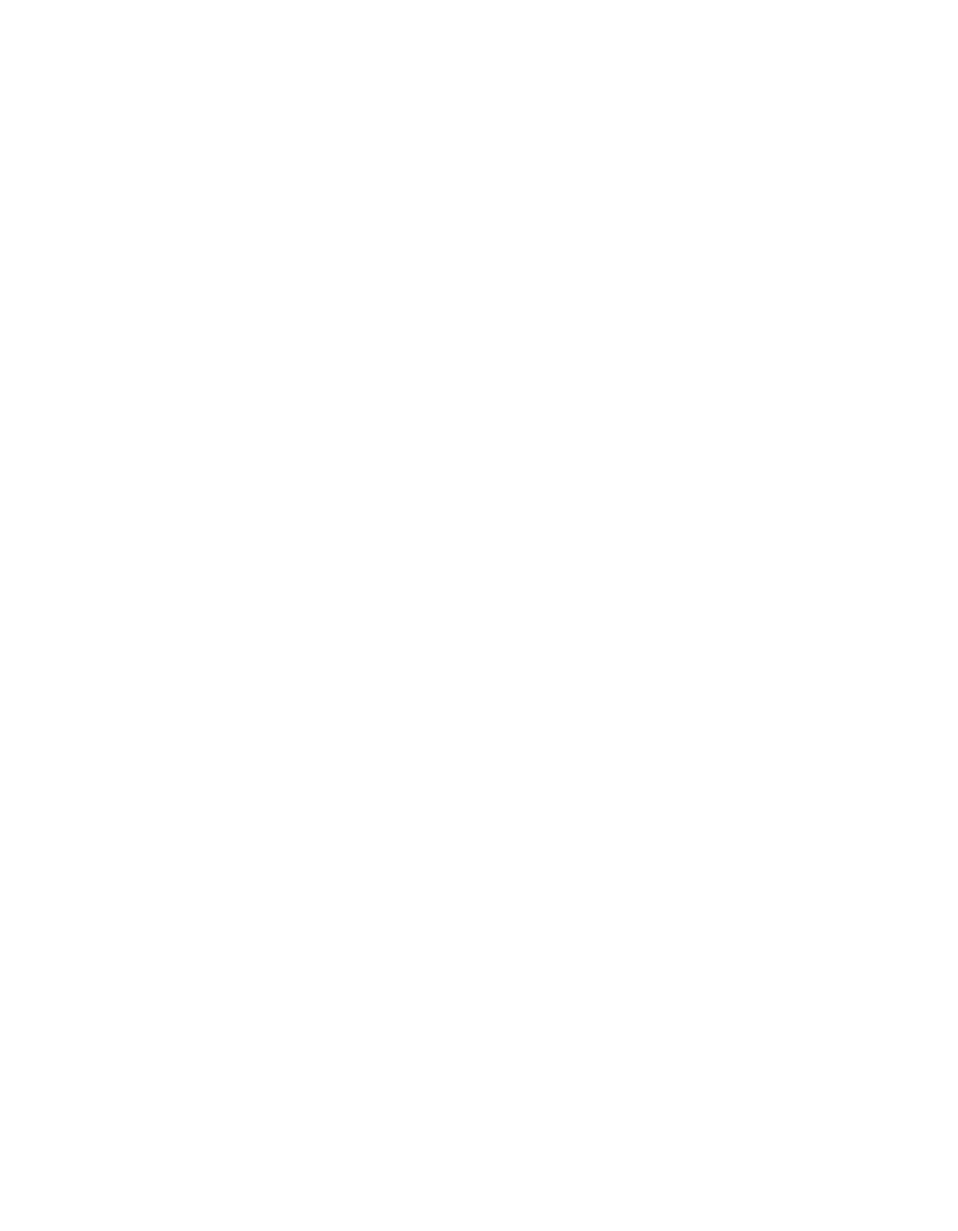
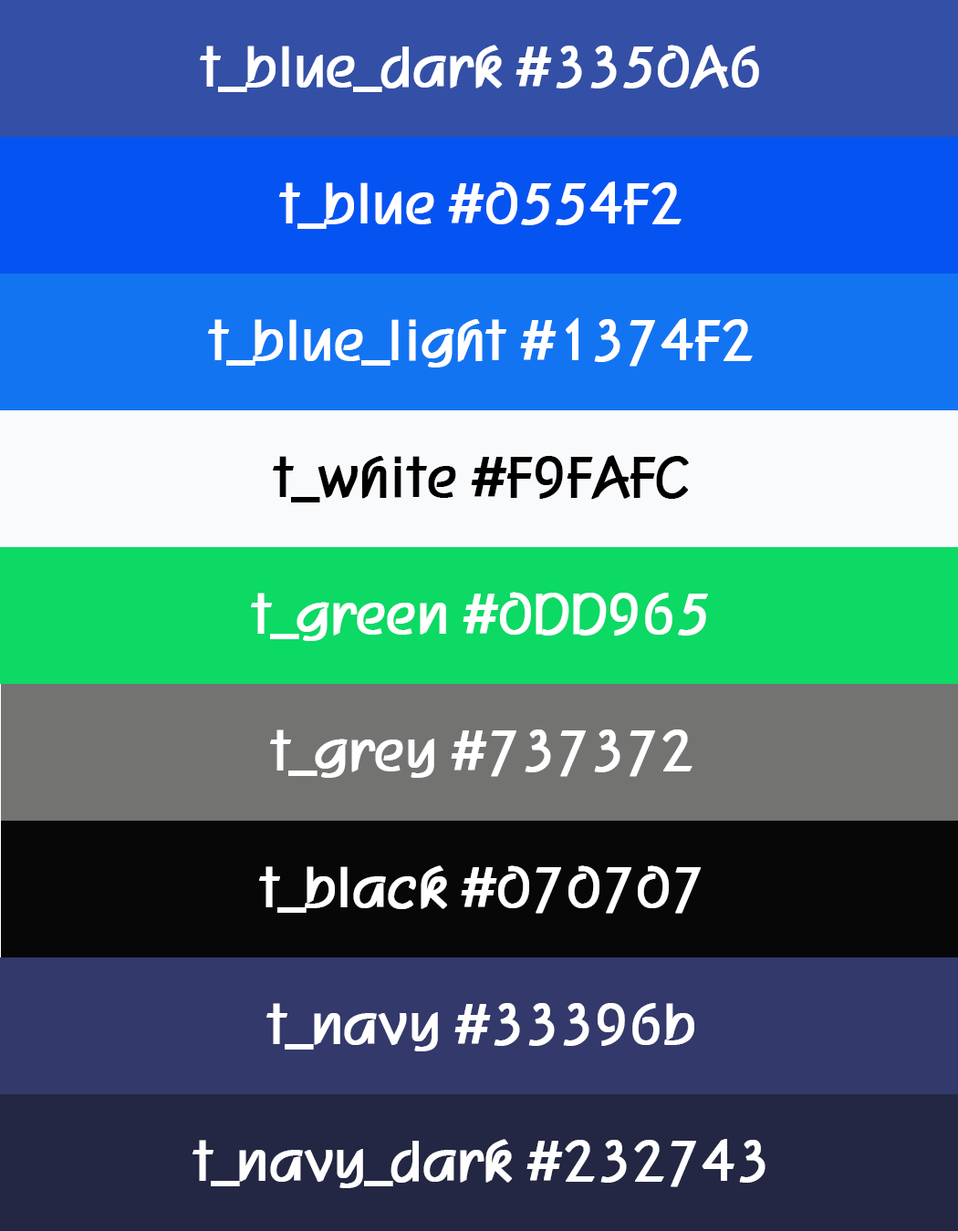
Before/after of a (958, 1231) layered artwork. What changed in the layer stack:
showed group "색상" (18 layers) over box(0, 0, 958, 1231)
added layer "t_navy_dark #232743" in group "색상" over box(192, 1139, 766, 1189)
added layer "레이어 2 복사 3" (1st of 5, in "색상") in group "색상" over box(0, 1094, 958, 1231)
